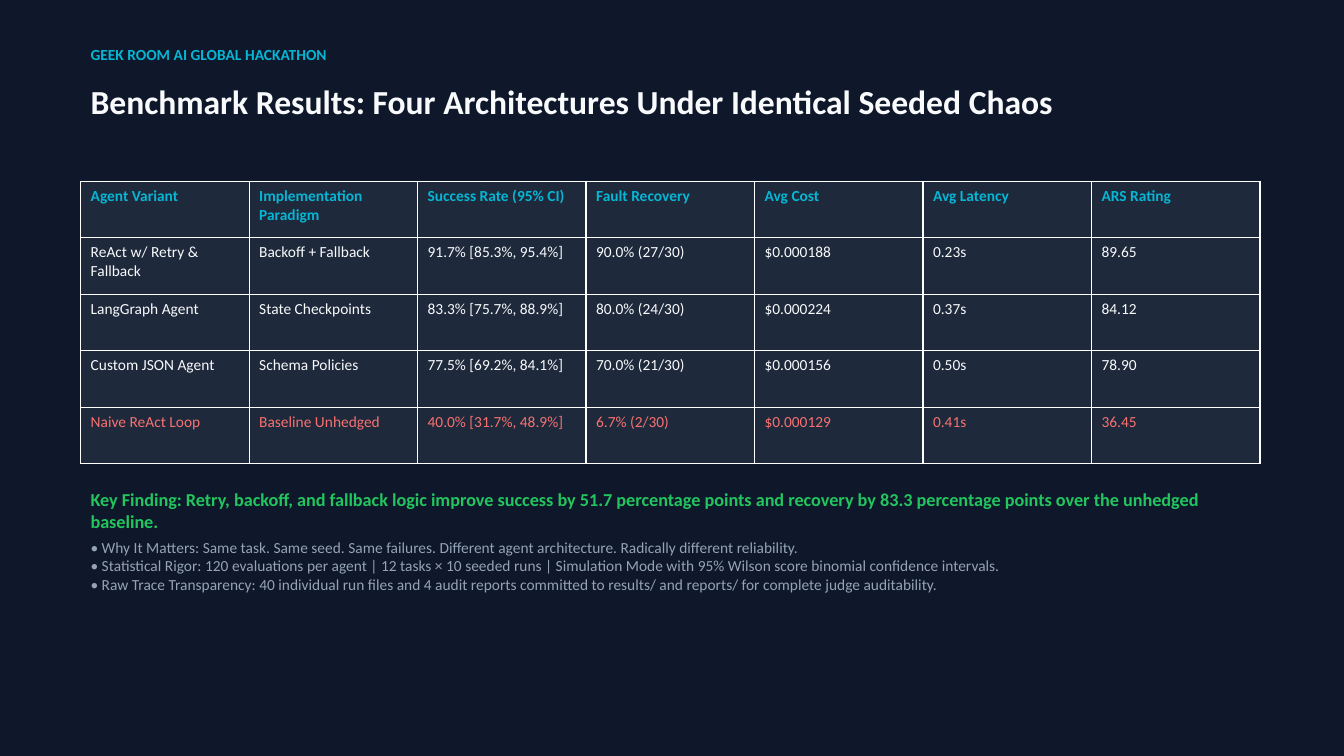
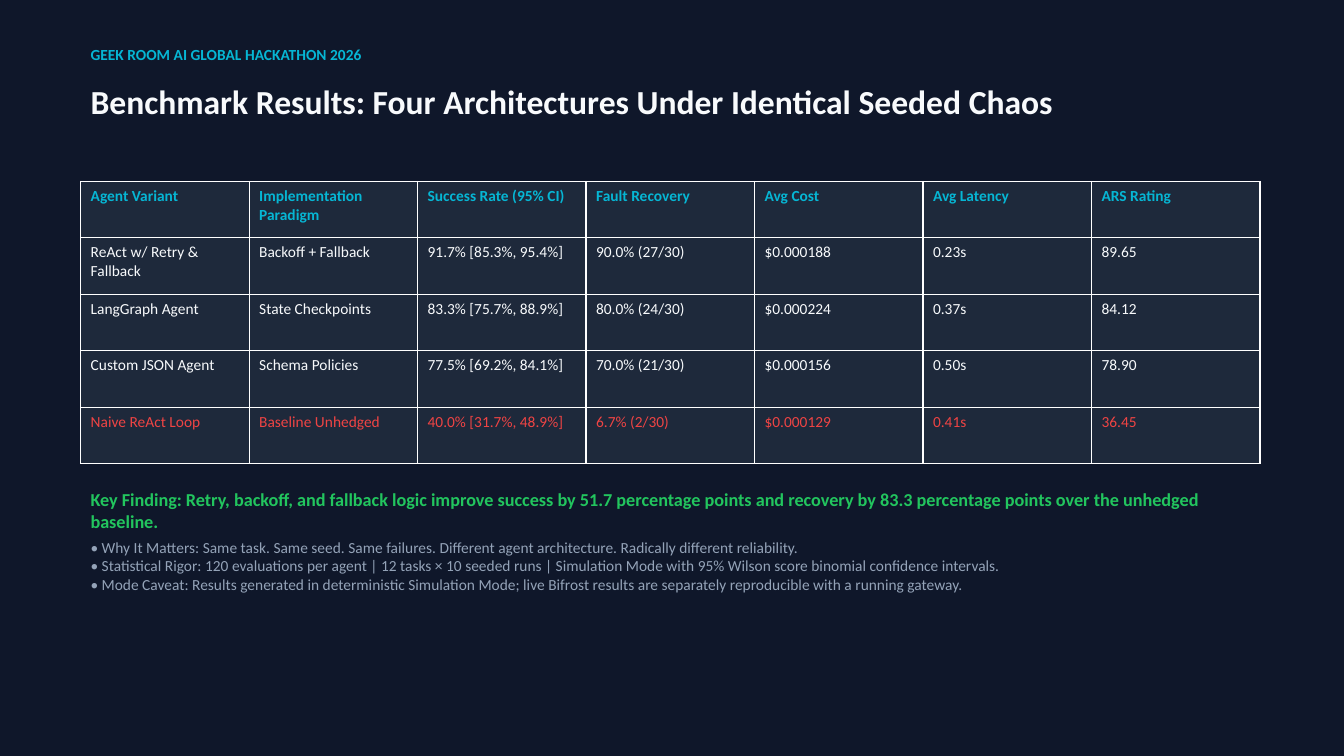
Before and after one commit to Mohan-M04/agentbench-arena, a slide deck: slide 6 of AgentBench_Arena_Hackathon_Pitch_Deck.pptx (slide 8 before the commit). Drawn at 1344x756 pixels with LibreOffice and Linux fonts; fonts in the diff are those of the drawing. Boxes give left, top, right and bottom in pixels: in the first picture for what was removed or moved away, otherwise in the second. Text is boxed around its words. In the diff, an @@ line names an element or a change of style, - is before the commit and + after.

```diff
--- a/AgentBench_Arena_Hackathon_Pitch_Deck.pptx
+++ b/AgentBench_Arena_Hackathon_Pitch_Deck.pptx
@@ text at (91,49,361,60): text changed @@
-GEEK ROOM AI GLOBAL HACKATHON
+GEEK ROOM AI GLOBAL HACKATHON 2026
@@ table at (81,181,1259,464) @@
@@ text colour #F87171 to #EF4444 in "Naive ReAct Loop", "Baseline Unhedged", "40.0% [31.7%, 48.9%]", "6.7% (2/30)" and 3 more places @@
@@ text at (102,542,999,593): text changed @@
-• Why It Matters: Same task. Same seed. Same failures. Different agent architecture. Radically different reliability.
-• Statistical Rigor: 120 evaluations per agent | 12 tasks × 10 seeded runs | Simulation Mode with 95% Wilson score binomial confidence intervals.
-• Raw Trace Transparency: 40 individual run files and 4 audit reports committed to results/ and reports/ for complete judge auditability.
+• Why It Matters: Same task. Same seed. Same failures. Different agent architecture. Radically different reliability.
+• Statistical Rigor: 120 evaluations per agent | 12 tasks × 10 seeded runs | Simulation Mode with 95% Wilson score binomial confidence intervals.
+• Mode Caveat: Results generated in deterministic Simulation Mode; live Bifrost results are separately reproducible with a running gateway.
```
Also in this commit, not shown: 6 other slides changed, 3 slides added, 3 slides removed, 4 other files.
